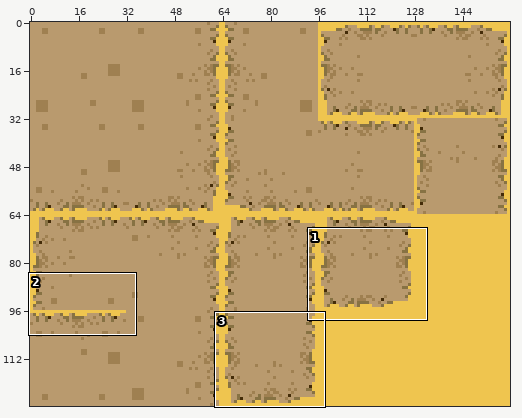
Two states of a sprite sheet, app/images/tiles/mountain.png. Above, an overview of the earlier version with the close-up marked.
Close-up. Earlier state:
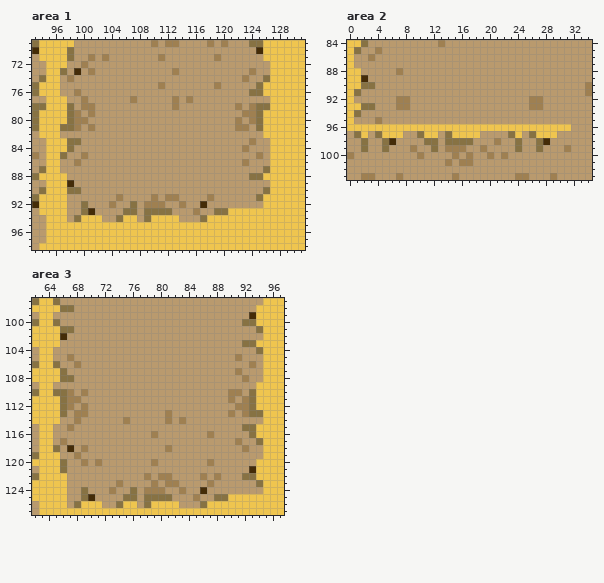
The file is 160x128 pixels. Colours within 5 levels of each other are drawn and written as one. Shown: area 1: x 93..131, y 69..98; area 2: x 0..34, y 84..103; area 3: x 62..97, y 97..127. The commit also changed other parts of the picture, which this record leaves out.
Once edited:
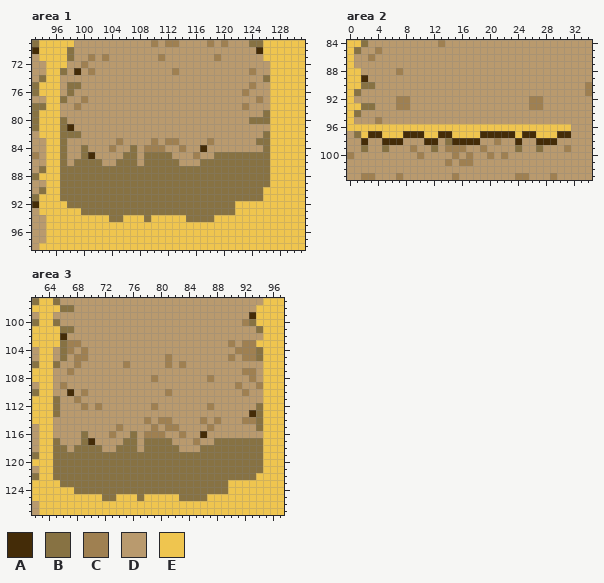
Palette (. is transparent): A #442c08  B #877243  C #9f8051  D #b99a6e  E #efc54f
What changed:
Changed rows in their new state; - is an unchanged pixel.
Area 1:
first column x 97:
74 -D------------------------D---
75 -BB-----------D-------D----CDD
76 -BD-----------------------CDDD
77 B---------D-----D-D---------C-
78 DDCDD-----------D--------DCDDD
79 DDD-D---------------------DDDB
80 BDDD---------------------D-B-B
81 -AD-D--------------------DD-DD
82 BBB--------------------------B
83 BDD-----C----C-CC----C-----DBB
84 BD-B---C--B-CCC--C--A-----D--B
85 ---BA----BB-BBBB---C--BBBBBBBB
86 B-BBBB--BBB-BBBBB---BBBBBBBBBB
87 BBBBBBBBBBBBBBBBBBBBBBBBBBBBB-
88 BBBBBBBBBBBBBBBBBBBBBBBBBBB--B
89 BBBBBBBBBBBBBBBBBBBBBBBBBBBBBB
90 B--BBBBBBBBBBBBBBBBBBBBBBBBBBE
91 BBBBBBBBBBBBBBBBBBBBBBBBBBBB--
92 -BB-BBBBBB-BBBBBBBBBBBBBBEEEE-
93 -EE-BBBBB--B----BBBBBB--B-----
94 -EE---EB---E-----EBB-B--------
Area 2:
first column x 2:
 97 -AA---AAA--AA----AAAAA-AA---AA
 98 A--A-A---AA--AAAA-----A--A-A--
Area 3:
first column x 65:
100 ---------------------------C--
103 -BCC---------------------C-CC-
104 -BC-C---------------------CCC-
105 -BDCC-----------C--------CDCCB
106 ----------C-----C-C---------D-
107 DDC-----------------------DCC-
108 DDD-----------C-------C----DC-
109 -C------------------------C--C
110 DDA-------------C--------DDCDD
111 BDD----------------------D-DDD
112 BDD---C-------C-------C---DDDB
113 BD-DD-----------D--------D-DA-
114 D--D------D--C-C--D--C-C---CCB
115 --D------C----C-CC----C----DDB
116 ----B---C--B-C-C--C--AD-----DD
117 BD--BA----BB-BBBB---C--BBBBBB-
118 -BDBBBB--BBB-BBBBB---BBBBBBBBB
119 BBBBBBBBBBBBBBBBBBBBBBBBBBBBBB
120 B-BBBBBBBBBBBBBBBBBBBBBBBBBBBB
121 B-BBBBBBBBBBBBBBBBBBBBBBBBBBBB
122 BBBBBBBBBBBBBBBBBBBBBBBBBBB---
123 -BBBBBBBBBBBBBBBBBBBBBBBBEEEEE
124 --EB-BBBBBB-BBBBBBBBBBBBBEEEEE
125 --EEEEEBBEEEBEEEEEBBBBEEE-----
126 --EE---EEE--EE----EEEE--------
